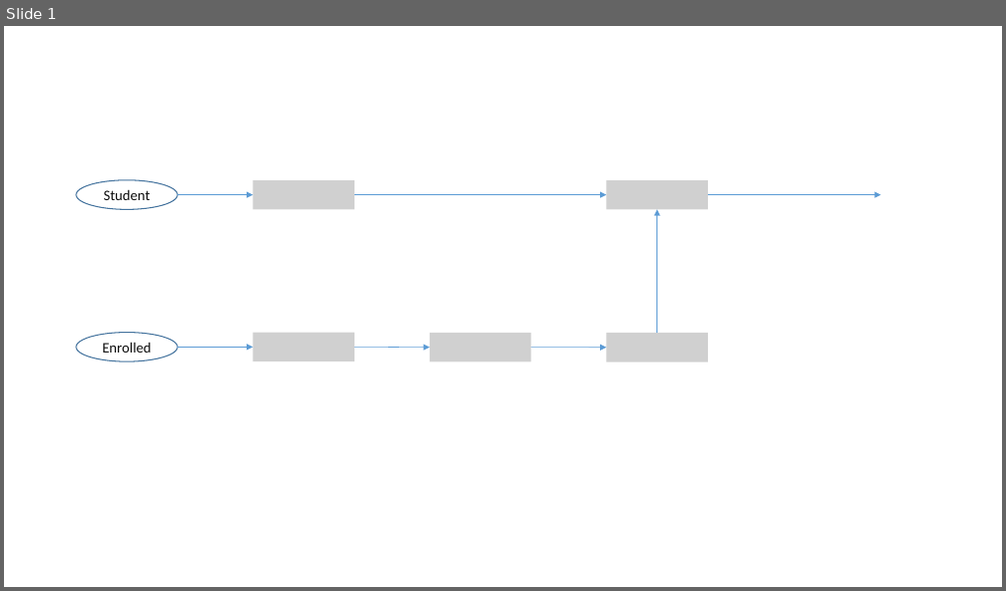
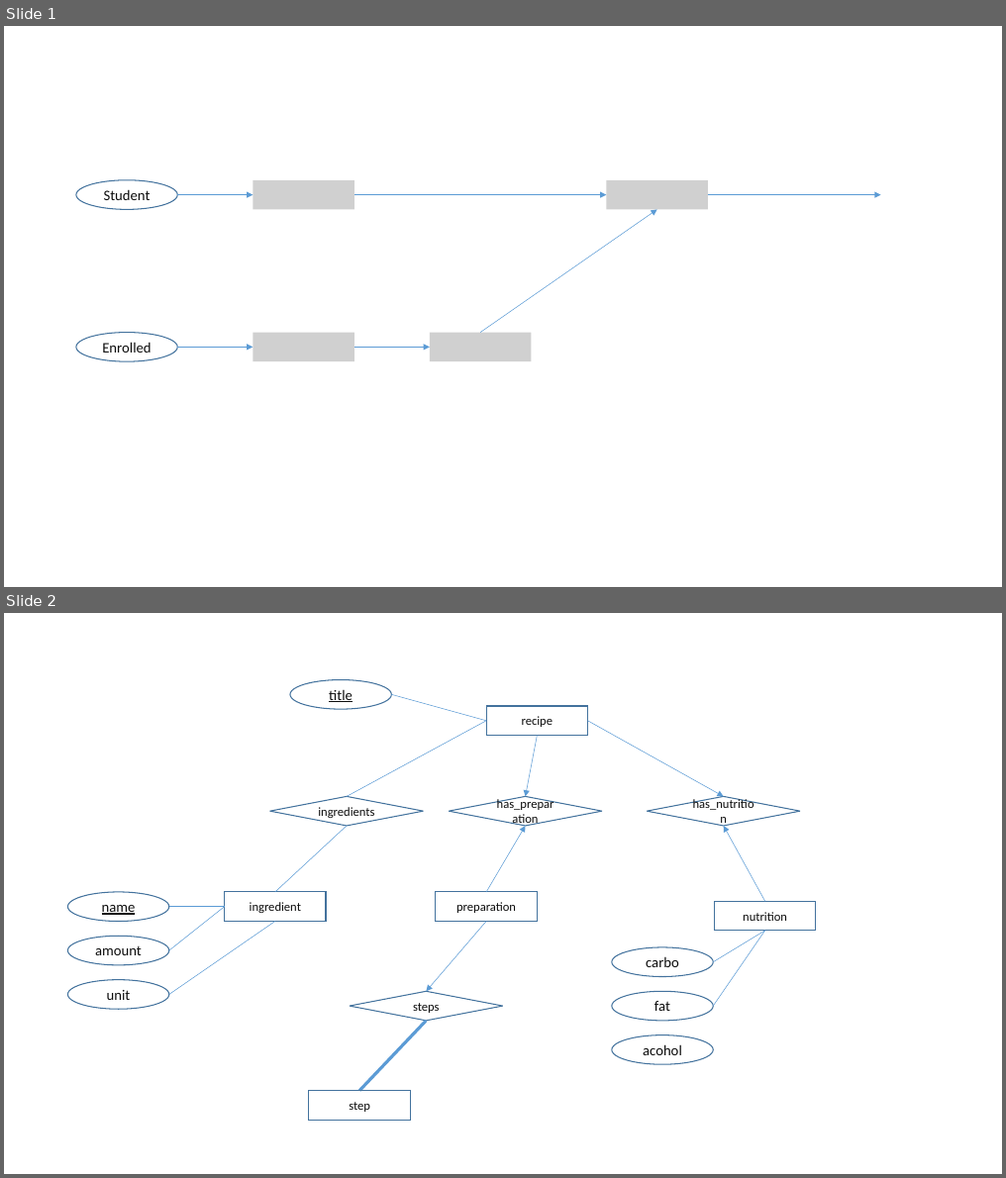
Before and after one commit to timotheeguerin/socs, a slide deck: Comp 421/Final 2012.pptx. Shown one above the other, each under a label of ours: slide 1 before the commit, slides 1 and 2 after it. The pictures are 1006x591 and 1006x1178 pixels, drawn with LibreOffice and Linux fonts; fonts in the diff are those of the drawing; grey boxes stand for pictures. Boxes give left, top, right and bottom in pixels: in the first picture for what was removed or moved away, otherwise in the second. Text is boxed around its words. In the diff, an @@ line names an element or a change of style, - is before the commit and + after.

```diff
--- a/Comp 421/Final 2012.pptx
+++ b/Comp 421/Final 2012.pptx
@@ slide 2 added at (4, 613, 1002, 1174), background #FFFFFF @@
@@ ellipse added at (290, 679, 391, 709), outline #43739E 1 pt, 14 pt, text #0D0D0D, underline @@
+title
@@ line added from (392, 694) to (486, 721), #5B9BD5 0.5 pt @@
@@ line added from (347, 796) to (486, 721), #5B9BD5 0.5 pt @@
@@ rectangle added at (486, 706, 587, 735), outline #43739E 1 pt, 12 pt, text #0D0D0D @@
+recipe
@@ arrow added from (588, 721) to (724, 796), #5B9BD5 0.5 pt @@
@@ arrow added from (537, 735) to (526, 796), #5B9BD5 0.5 pt @@
@@ diamond added at (269, 796, 423, 826), outline #43739E 1 pt, 12 pt, text #0D0D0D @@
+ingredients
@@ diamond added at (449, 796, 602, 826), outline #43739E 1 pt, 12 pt, text #0D0D0D @@
+has_preparation
@@ diamond added at (648, 796, 801, 826), outline #43739E 1 pt, 12 pt, text #0D0D0D @@
+has_nutrition
@@ line added from (347, 826) to (275, 892), #5B9BD5 0.5 pt @@
@@ arrow added from (486, 892) to (526, 826), #5B9BD5 0.5 pt @@
@@ arrow added from (765, 901) to (724, 826), #5B9BD5 0.5 pt @@
@@ ellipse added at (67, 892, 168, 922), outline #43739E 1 pt, 14 pt, text #0D0D0D, underline @@
+name
@@ line added from (169, 907) to (224, 907), #5B9BD5 0.5 pt @@
@@ line added from (169, 951) to (224, 907), #5B9BD5 0.5 pt @@
@@ rectangle added at (224, 892, 325, 922), outline #43739E 1 pt, 12 pt, text #0D0D0D @@
+ingredient
@@ rectangle added at (436, 892, 537, 922), outline #43739E 1 pt, 12 pt, text #0D0D0D @@
+preparation
@@ rectangle added at (715, 901, 816, 931), outline #43739E 1 pt, 12 pt, text #0D0D0D @@
+nutrition
@@ ellipse added at (67, 937, 168, 965), outline #43739E 1 pt, 14 pt, text #0D0D0D @@
+amount
@@ line added from (169, 995) to (275, 922), #5B9BD5 0.5 pt @@
@@ arrow added from (486, 922) to (426, 992), #5B9BD5 0.5 pt @@
@@ line added from (713, 962) to (765, 931), #5B9BD5 0.5 pt @@
@@ line added from (713, 1006) to (765, 931), #5B9BD5 0.5 pt @@
@@ ellipse added at (612, 948, 713, 977), outline #43739E 1 pt, 14 pt, text #0D0D0D @@
+carbo
@@ ellipse added at (67, 980, 168, 1009), outline #43739E 1 pt, 14 pt, text #0D0D0D @@
+unit
@@ diamond added at (350, 992, 503, 1021), outline #43739E 1 pt, 12 pt, text #0D0D0D @@
+steps
@@ ellipse added at (612, 992, 713, 1021), outline #43739E 1 pt, 14 pt, text #0D0D0D @@
+fat
@@ line added from (426, 1021) to (359, 1090), #5B9BD5 3 pt @@
@@ ellipse added at (612, 1035, 713, 1064), outline #43739E 1 pt, 14 pt, text #0D0D0D @@
+acohol
@@ rectangle added at (309, 1090, 410, 1120), outline #43739E 1 pt, 12 pt, text #0D0D0D @@
+step
@@ slide 1 changed as well @@
@@ arrow moved from (657, 333) - (657, 209) to (480, 333) - (657, 209) @@
@@ arrow removed from (531, 347) to (607, 348) @@
@@ picture removed at (607, 333, 708, 363) @@
```
Also in this commit, not shown: 3 other files.
